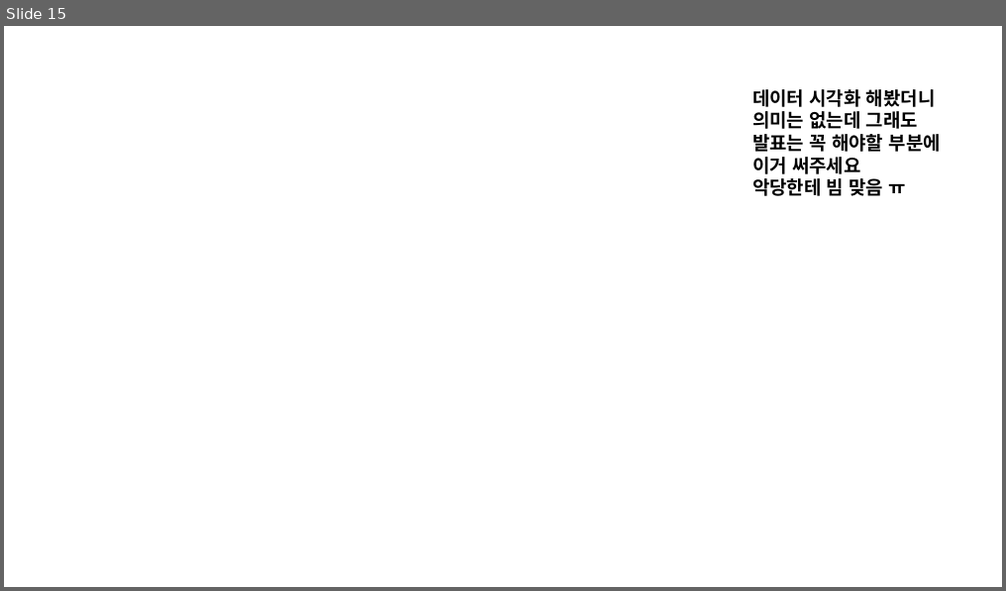
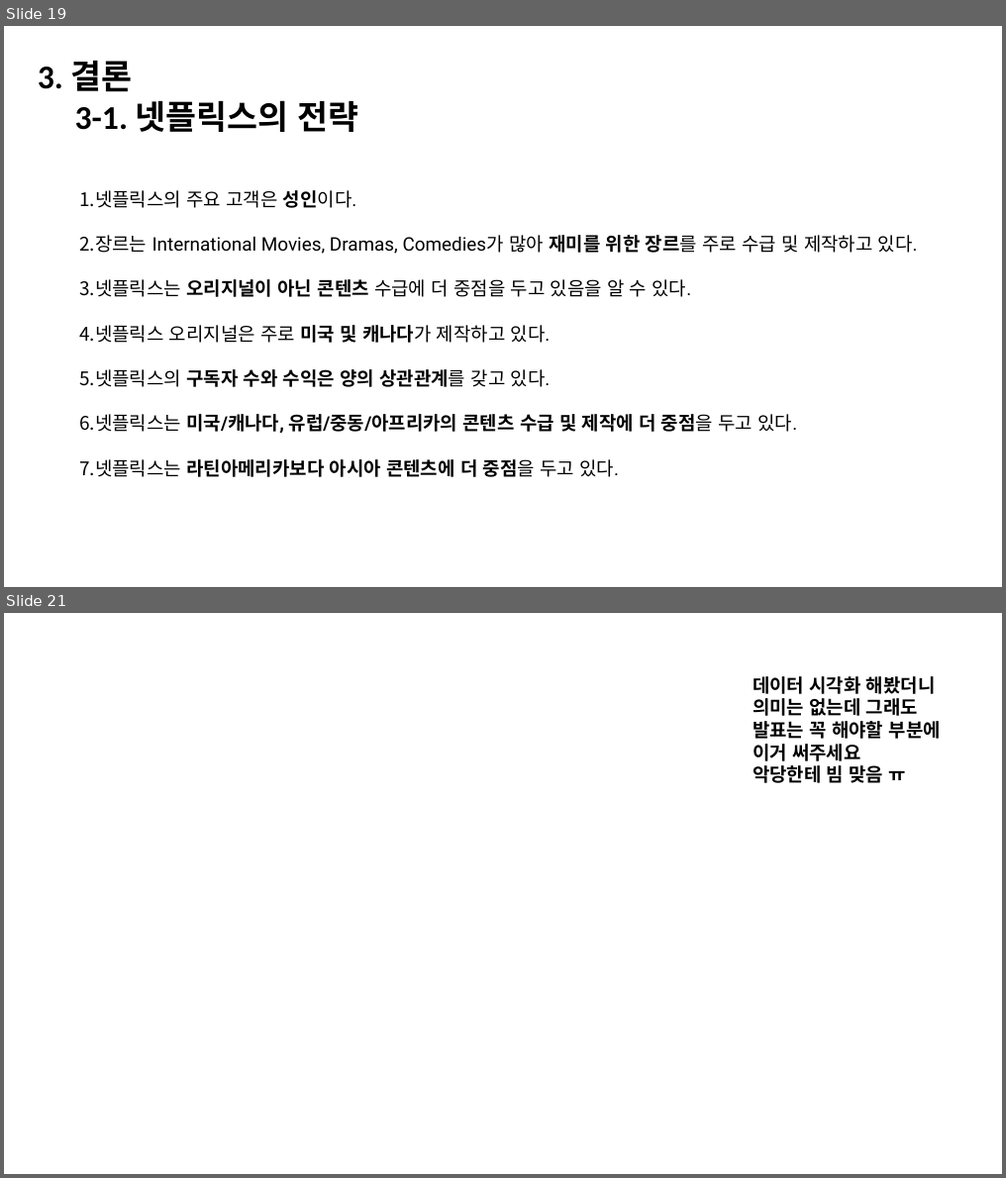
Before and after one commit to kim-seo-hyun/datathon, a slide deck: weddingpeach_speech_finish.pptx. Shown one above the other, each under a label of ours: slide 15 before the commit, slides 19 and 21 after it; the slides between them are not shown. The pictures are 1006x591 and 1006x1178 pixels, drawn with LibreOffice and Linux fonts; fonts in the diff are those of the drawing; background and template pictures are left out. Boxes give left, top, right and bottom in pixels: in the first picture for what was removed or moved away, otherwise in the second. Text is boxed around its words. In the diff, an @@ line names an element or a change of style, - is before the commit and + after.

```diff
--- a/weddingpeach_speech_finish.pptx
+++ b/weddingpeach_speech_finish.pptx
@@ slide 19 added at [4,26,1002,587], background #FFFFFF @@
@@ text added at [38,61,359,132], 32 pt, text #000000, bold @@
+3. 결론
+  3-1. 넷플릭스의 전략
@@ text added at [79,190,918,477], 18 pt, text #000000 @@
+1. 넷플릭스의 주요 고객은 성인이다.
+2. 장르는 International Movies, Dramas, Comedies가 많아 재미를 위한 장르를 주로 수급 및 제작하고 있다.
+3. 넷플릭스는 오리지널이 아닌 콘텐츠 수급에 더 중점을 두고 있음을 알 수 있다.
+4. 넷플릭스 오리지널은 주로 미국 및 캐나다가 제작하고 있다.
+5. 넷플릭스의 구독자 수와 수익은 양의 상관관계를 갖고 있다.
+6. 넷플릭스는 미국/캐나다, 유럽/중동/아프리카의 콘텐츠 수급 및 제작에 더 중점을 두고 있다.
+7. 넷플릭스는 라틴아메리카보다 아시아 콘텐츠에 더 중점을 두고 있다.
@@ what was slide 15 is now slide 21 @@
```
Also in this commit, not shown: 5 slides changed, 13 other slides added, 20 slides removed.
